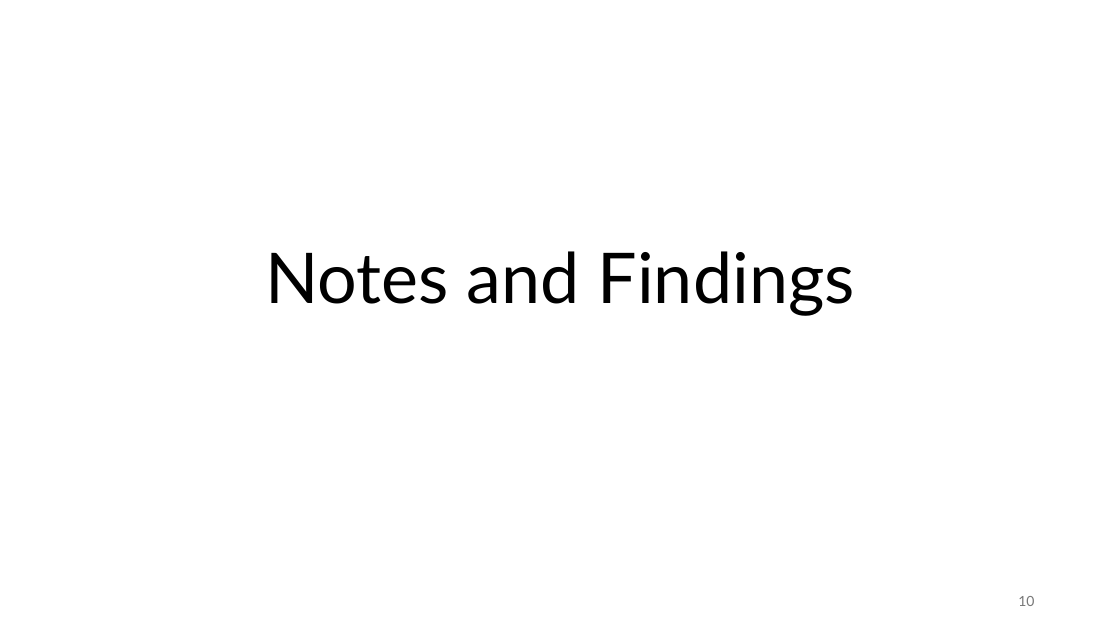
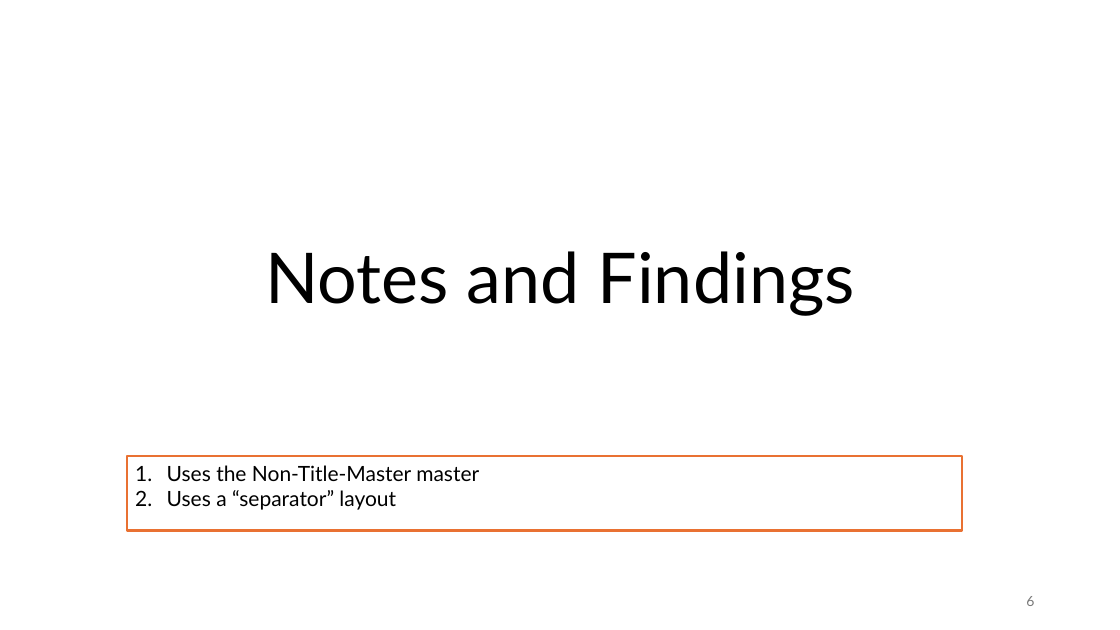
Before and after one commit to SatyaKomatineni/articles-repo, a slide deck: slide 6 of architecture/styling-lists-in-powerpoint.pptx (slide 10 before the commit). Drawn at 1120x630 pixels with LibreOffice and Linux fonts; fonts in the diff are those of the drawing. Boxes give left, top, right and bottom in pixels: in the first picture for what was removed or moved away, otherwise in the second. Text is boxed around its words. In the diff, an @@ line names an element or a change of style, - is before the commit and + after.

Commit message:
clarity to ppt master layouts

```diff
--- a/architecture/styling-lists-in-powerpoint.pptx
+++ b/architecture/styling-lists-in-powerpoint.pptx
@@ rectangle added at (127,456,962,531), outline #E97132 2.25 pt, 18 pt, text #000000 @@
+1. Uses the Non-Title-Master master
+2. Uses a “separator” layout
@@ page number at (1026,596,1034,606): text changed @@
-10
+6
```
Also in this commit, not shown: 7 other slides changed, 7 slides added.
